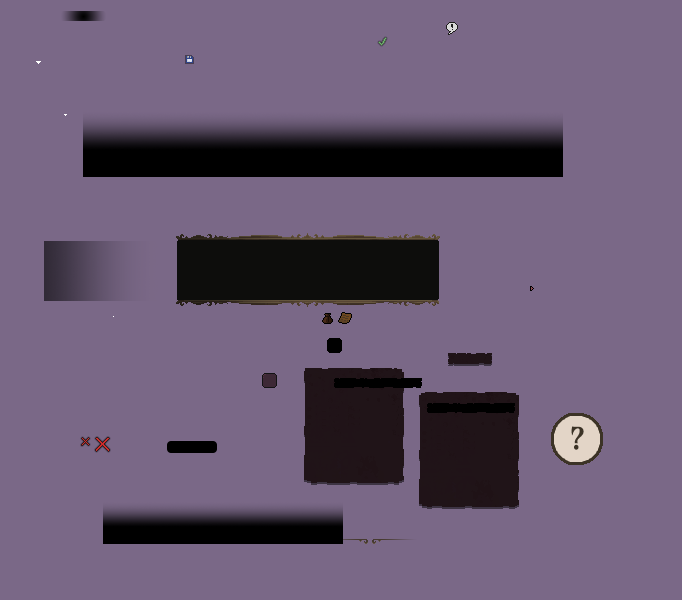
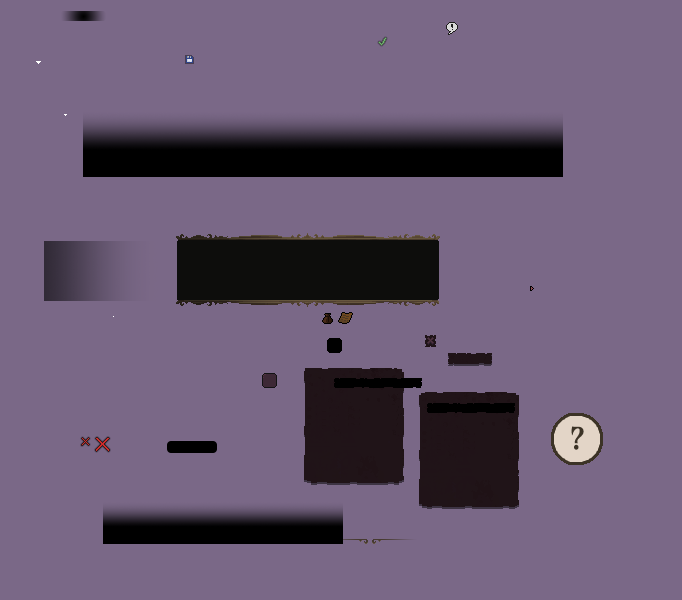
Before/after of a 682 x 600 layered artwork. What changed in the layer stack:
added layer "CloseWindowButton.png" above "ButtonContainer.png" over [425, 335, 436, 347]
